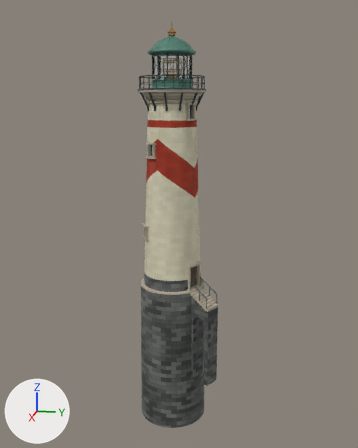
Renders of the glTF model OloEditor/SandboxProject/Assets/Models/DriftLighthouse/StacksLight.gltf from each side of a commit.
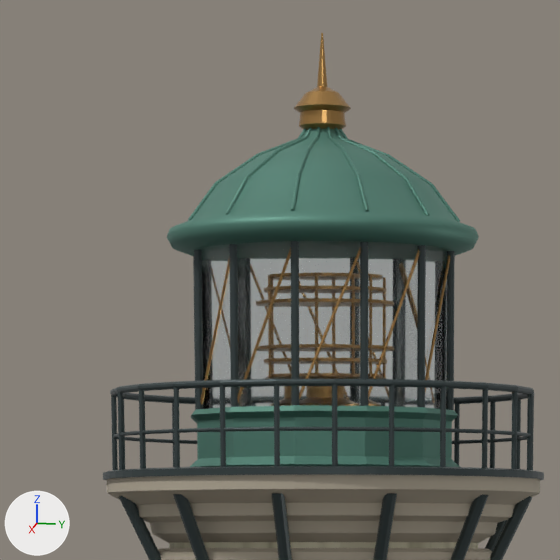
There are two pictures of each version: one whole from a 50 mm camera at (45.17, 9.67, 17.24) aimed at (-0.18, 0.61, 5.91), one close up on the part from 34% to 58% of the width and 3% to 23% of the height. Lighting does not change. The marker at lower left points along +X, +Y and +Z. The first two pictures are the older version. Vertices at exactly the same position are counted once.

In view in the first close-up: 'Stacks Light'.
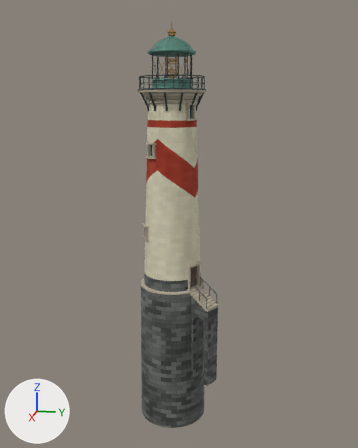
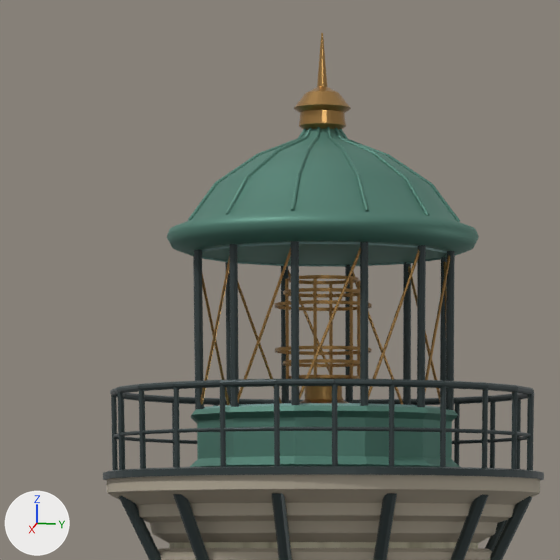
What differs and where, as boxes (x1, y1, x2, y2) in the close-ups (560 x 560 px):
part 1 of me_limewashed_granite_tower, cut back
    after: (202, 242, 447, 409)

The change in detail:
Material 'Crown glass bevels' (mat_crown_glass_bevels) is new.
Its base color is (0.22, 0.37, 0.35) (greyish cyan #81a4a0).
Its roughness is 0.14.
me_limewashed_granite_tower is used by ob_stacks_light; location (0.0, 0.0, 0.0).
me_limewashed_granite_tower had 10756 vertices, 20492 faces and spanned x -3.3..3.3, y -3.3..4.8, z -14.0..24.1.
me_limewashed_granite_tower now has 11380 vertices, 21740 faces and spans x -3.3..3.3, y -3.3..4.8, z -14.0..24.1.
me_limewashed_granite_tower part 1: 100 vertices moved within x -0.6..0.6, y -0.6..0.6, z 19.6..20.9; 624 vertices added at x -1.7..1.7, y -1.7..1.7, z 19.2..21.3.
me_limewashed_granite_tower no longer uses material mat_lantern_crown_glass (white #f8fdfc).
me_limewashed_granite_tower gains material mat_crown_glass_bevels (greyish cyan #81a4a0).
